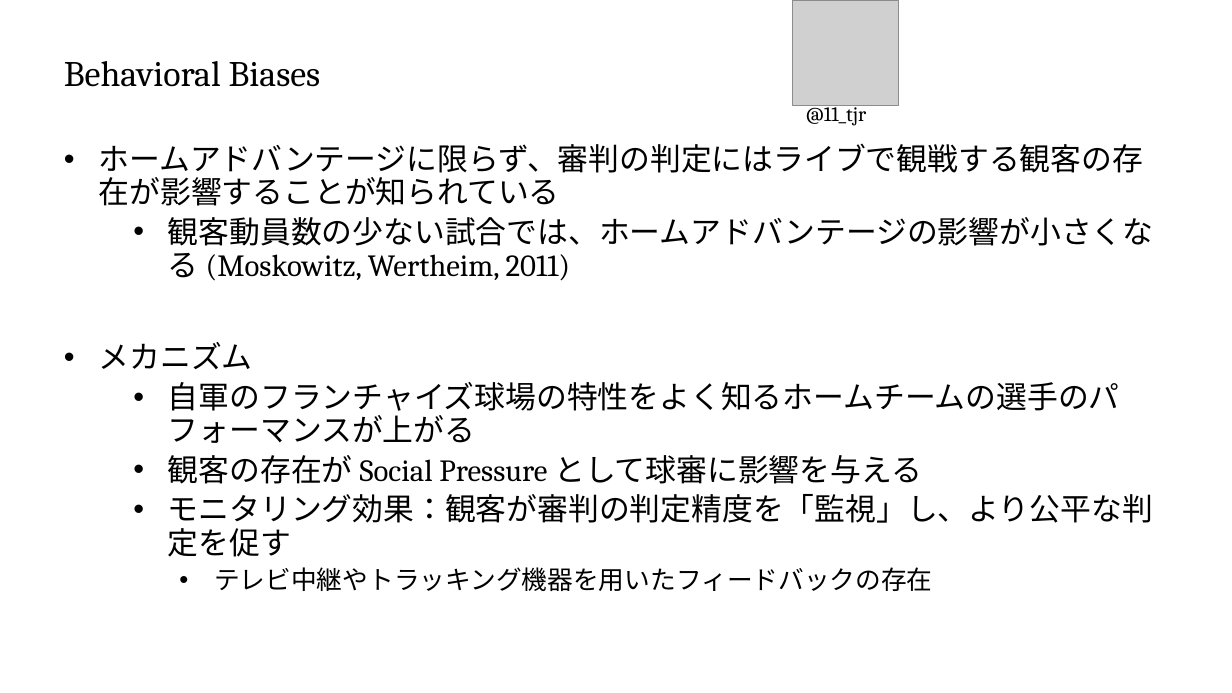
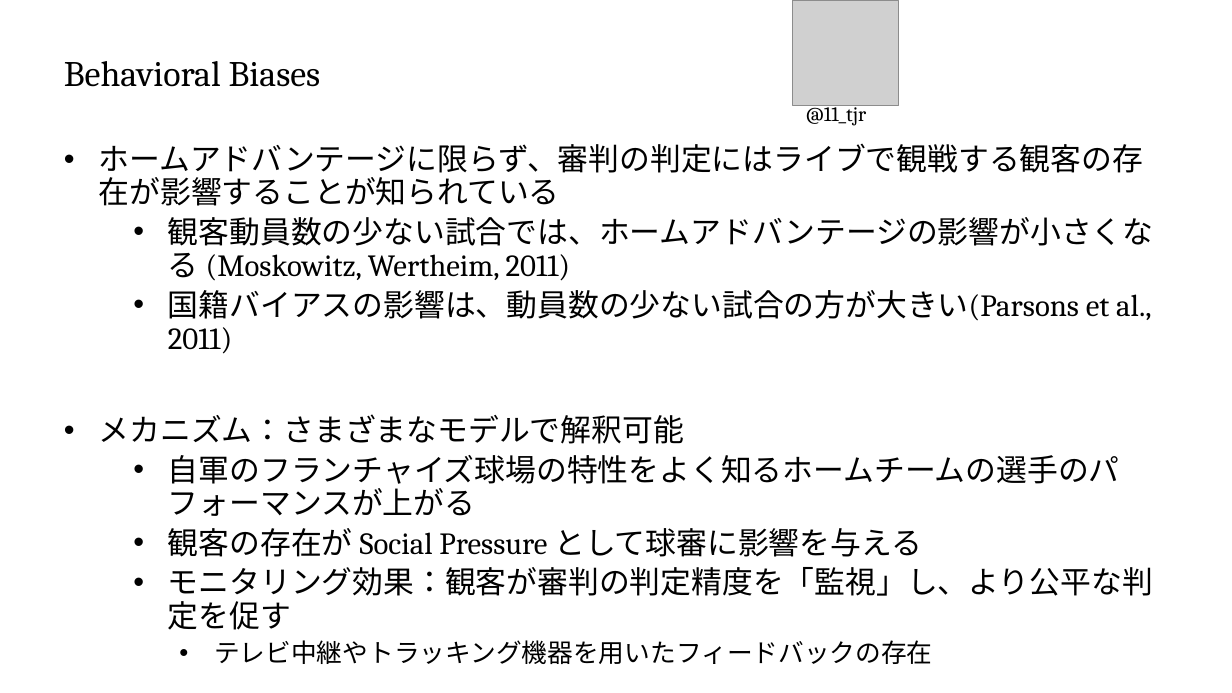
Before and after one commit to T-Reio/ballgame_analysis, a slide deck: slide 5 of slides/spoana13.pptx. Drawn at 1232x693 pixels with LibreOffice and Linux fonts; fonts in the diff are those of the drawing; grey boxes stand for pictures; background and template pictures are left out. Boxes give left, top, right and bottom in pixels: in the first picture for what was removed or moved away, otherwise in the second. Text is boxed around its words. In the diff, an @@ line names an element or a change of style, - is before the commit and + after.

```diff
--- a/slides/spoana13.pptx
+++ b/slides/spoana13.pptx
@@ text at <box>99,290,1151,444</box>: text changed @@
-• メカニズム
+  • 国籍バイアスの影響は、動員数の少ない試合の方が大きい(Parsons et al., 2011)
+• メカニズム：さまざまなモデルで解釈可能
```
Also in this commit, not shown: 7 other slides changed, 1 other file.
